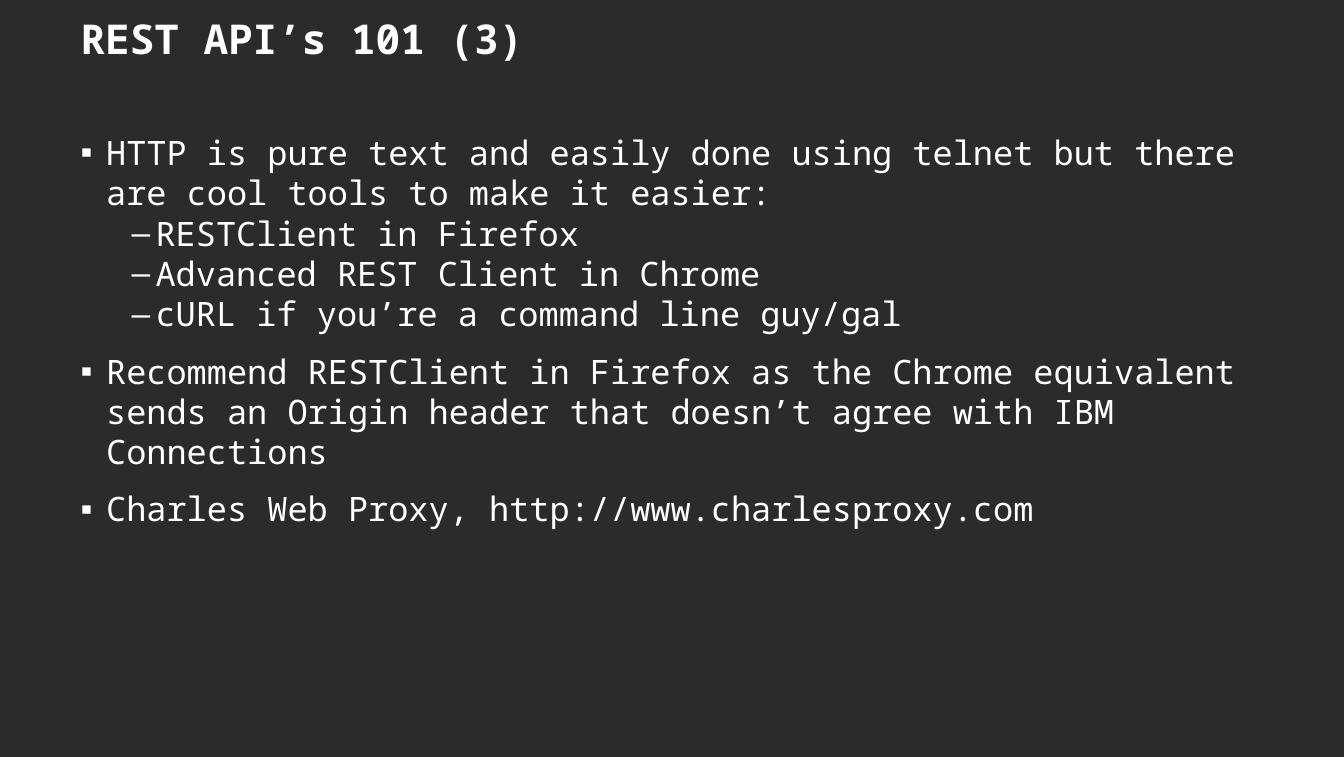
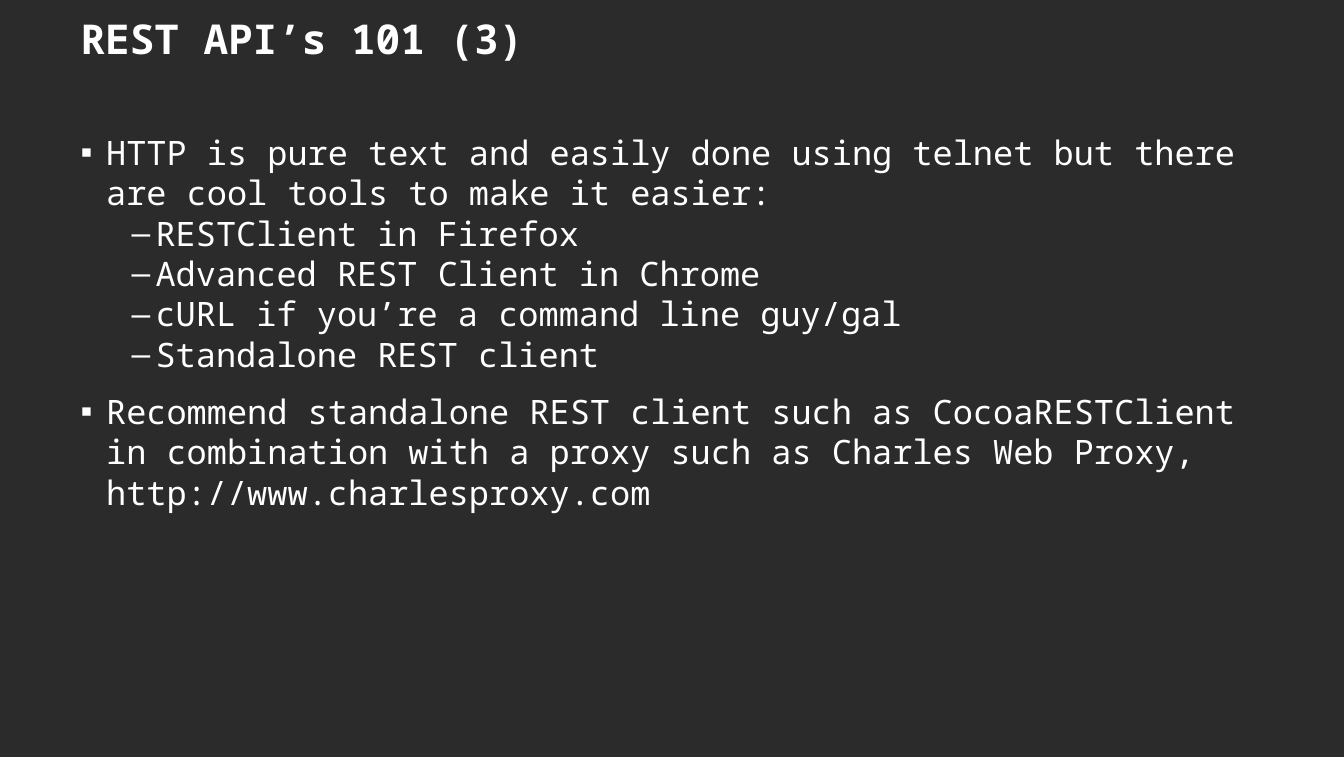
Before and after one commit to lekkimworld/IC14_BP301, a slide deck: slide 14 of BP301 - An introduction to working with the Activity Stream.pptx. Drawn at 1344x757 pixels with LibreOffice and Linux fonts; fonts in the diff are those of the drawing; background and template pictures are left out; a plain dark background stands for a picture behind light text. Boxes give left, top, right and bottom in pixels: in the first picture for what was removed or moved away, otherwise in the second. Text is boxed around its words. In the diff, an @@ line names an element or a change of style, - is before the commit and + after.

```diff
--- a/BP301 - An introduction to working with the Activity Stream.pptx
+++ b/BP301 - An introduction to working with the Activity Stream.pptx
@@ text at bbox=[106, 341, 1235, 514]: text changed @@
-▪ Recommend RESTClient in Firefox as the Chrome equivalent sends an Origin header that doesn’t agree with IBM Connections
-▪ Charles Web Proxy, http://www.charlesproxy.com
+  – Standalone REST client
+▪ Recommend standalone REST client such as CocoaRESTClient in combination with a proxy such as Charles Web Proxy, http://www.charlesproxy.com
```
Also in this commit, not shown: 6 other slides changed, 2 other files.
